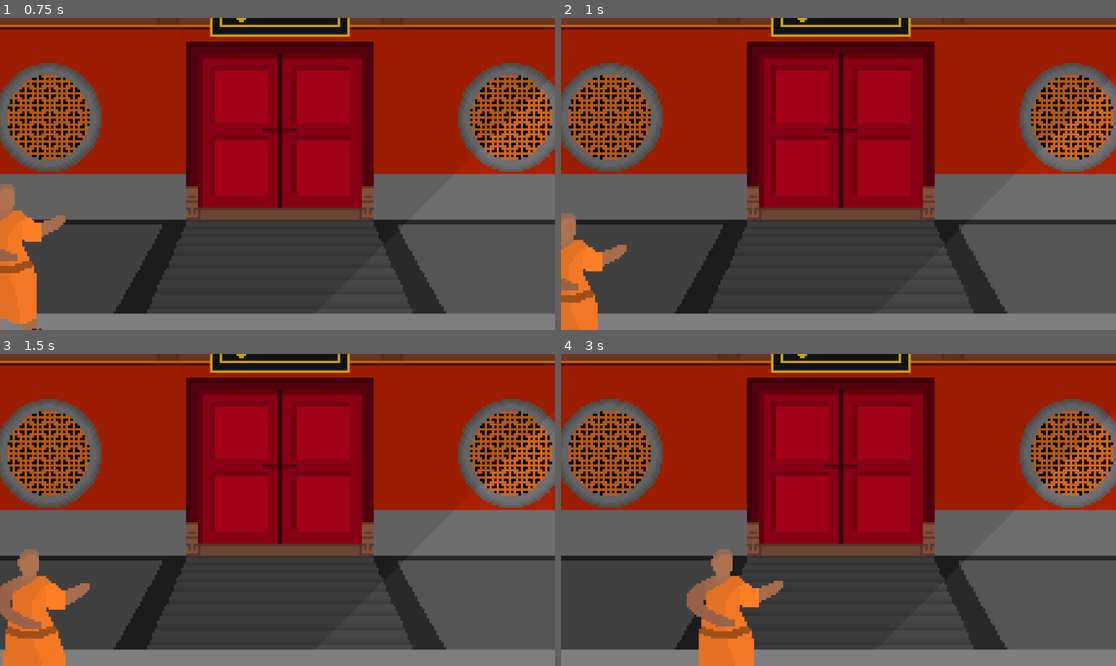
Above: before the commit, frames 1-4 (two rows, left to right).
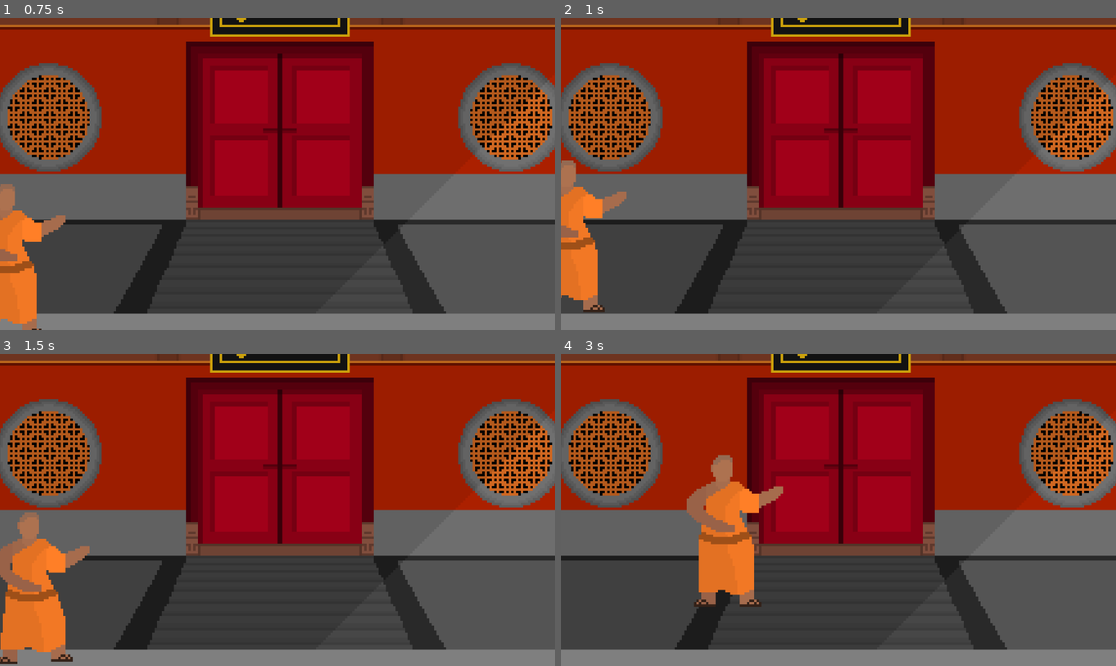
Above: after the commit, the same moments.

Repository: Patrick0704-eng/Fighting-Game-Cool
Game: Godot game, scene res://scenes/gui/main_menu.tscn
Same seed, same stepped clock (60 frames per second), same inputs: the game is played once before the commit and once after it.
Inputs:
- Up to frame 1 (0.75 s): click "play" at 0.5 s
- Up to frame 2 (1 s): no input
- Up to frame 3 (1.5 s): hold D (right1) from 1.28 s (still down); tap Z (block1) at 1.35 s
- Up to frame 4 (3 s): tap W (up1) at 1.52, 2.27 s; tap Down (down2) at 2.1 s; release D (right1) at 2.78 s; hold A (left1) from 2.78 s (still down); tap V (high_kick1) at 2.85 s

Frame 1 is identical in both runs. In frame 2, 2.8% of the frame differs, in the area x 0-12%, y 45-100%; in frame 3, 4.0%; in frame 4, 6.3%, in the area x 22-41%, y 32-100%.

Commit message:
hitboxes

Diff:
--- a/scenes/characters/hon.tscn
+++ b/scenes/characters/hon.tscn
@@ -380,6 +380,18 @@
 "transitions": PackedFloat32Array(1),
 "update": 0,
 "values": [Vector2(2.2, 2.78)]
+}
+tracks/4/type = "value"
+tracks/4/imported = false
+tracks/4/enabled = true
+tracks/4/path = NodePath("attacks:monitoring")
+tracks/4/interp = 1
+tracks/4/loop_wrap = true
+tracks/4/keys = {
+"times": PackedFloat32Array(0),
+"transitions": PackedFloat32Array(1),
+"update": 1,
+"values": [false]
 }
 
 [sub_resource type="Animation" id="Animation_f2ooi"]
@@ -517,10 +529,10 @@
 tracks/2/interp = 1
 tracks/2/loop_wrap = true
 tracks/2/keys = {
-"times": PackedFloat32Array(0, 0.5),
-"transitions": PackedFloat32Array(1, 1),
-"update": 0,
-"values": [Vector2(-3, 3.5), Vector2(-3, 3.5)]
+"times": PackedFloat32Array(0, 0.2, 0.4, 0.5),
+"transitions": PackedFloat32Array(1, 1, 1, 1),
+"update": 0,
+"values": [Vector2(-2, 4.5), Vector2(-4, 5.1), Vector2(-4, 4.7), Vector2(-4, 4.5)]
 }
 tracks/3/type = "value"
 tracks/3/imported = false
@@ -529,10 +541,22 @@
 tracks/3/interp = 1
 tracks/3/loop_wrap = true
 tracks/3/keys = {
-"times": PackedFloat32Array(0, 0.5),
-"transitions": PackedFloat32Array(1, 1),
-"update": 0,
-"values": [Vector2(1.1, 0.9), Vector2(1.1, 0.9)]
+"times": PackedFloat32Array(0, 0.2, 0.4, 0.5),
+"transitions": PackedFloat32Array(1, 1, 1, 1),
+"update": 0,
+"values": [Vector2(2.2, 2.78), Vector2(2.2, 2.78), Vector2(2.2, 2.78), Vector2(2.2, 2.78)]
+}
+tracks/4/type = "value"
+tracks/4/imported = false
+tracks/4/enabled = true
+tracks/4/path = NodePath("attacks:monitoring")
+tracks/4/interp = 1
+tracks/4/loop_wrap = true
+tracks/4/keys = {
+"times": PackedFloat32Array(0),
+"transitions": PackedFloat32Array(1),
+"update": 1,
+"values": [false]
 }
 
 [sub_resource type="Animation" id="Animation_jifq8"]
@@ -573,7 +597,7 @@
 "times": PackedFloat32Array(0),
 "transitions": PackedFloat32Array(1),
 "update": 0,
-"values": [Vector2(4, 0.5)]
+"values": [Vector2(-4, 0.5)]
 }
 tracks/3/type = "value"
 tracks/3/imported = false
@@ -585,7 +609,19 @@
 "times": PackedFloat32Array(0),
 "transitions": PackedFloat32Array(1),
 "update": 0,
-"values": [Vector2(1, 1)]
+"values": [Vector2(1.8, 3.2)]
+}
+tracks/4/type = "value"
+tracks/4/imported = false
+tracks/4/enabled = true
+tracks/4/path = NodePath("attacks:monitoring")
+tracks/4/interp = 1
+tracks/4/loop_wrap = true
+tracks/4/keys = {
+"times": PackedFloat32Array(0),
+"transitions": PackedFloat32Array(1),
+"update": 1,
+"values": [false]
 }
 
 [sub_resource type="Animation" id="Animation_20hs5"]
@@ -625,7 +661,7 @@
 "times": PackedFloat32Array(0, 0.5),
 "transitions": PackedFloat32Array(1, 1),
 "update": 0,
-"values": [Vector2(4, 0.5), Vector2(4, 0.5)]
+"values": [Vector2(-4, 0.5), Vector2(4, 0.5)]
 }
 tracks/3/type = "value"
 tracks/3/imported = false
@@ -637,7 +673,19 @@
 "times": PackedFloat32Array(0, 0.5),
 "transitions": PackedFloat32Array(1, 1),
 "update": 0,
-"values": [Vector2(1, 1), Vector2(1, 1)]
+"values": [Vector2(1.8, 3.2), Vector2(1, 1)]
+}
+tracks/4/type = "value"
+tracks/4/imported = false
+tracks/4/enabled = true
+tracks/4/path = NodePath("attacks:monitoring")
+tracks/4/interp = 1
+tracks/4/loop_wrap = true
+tracks/4/keys = {
+"times": PackedFloat32Array(0),
+"transitions": PackedFloat32Array(1),
+"update": 1,
+"values": [false]
 }
 
 [sub_resource type="AnimationLibrary" id="AnimationLibrary_brukk"]
